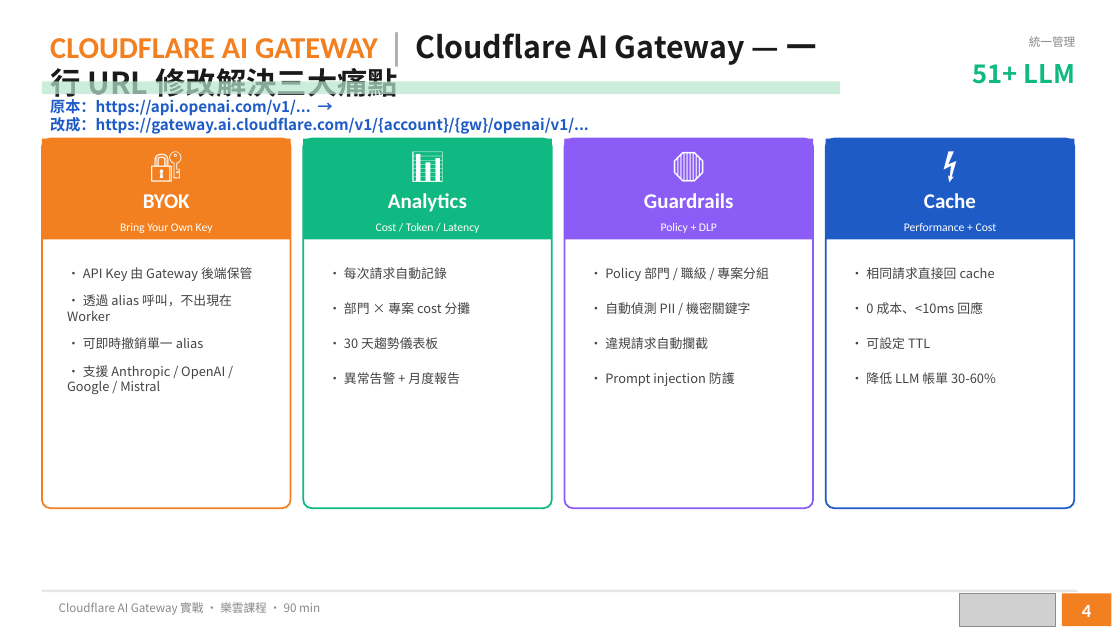
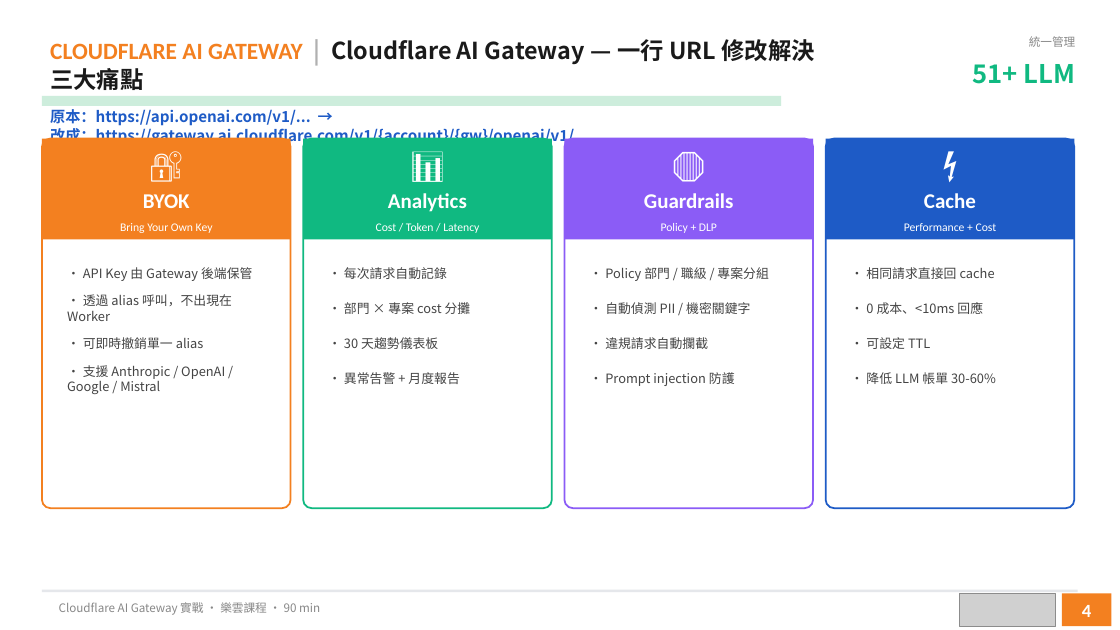
Before and after one commit to victor-workspace/cloudflare-aigw-course, a slide deck: slide 4 of slides/aigw-course.pptx. Drawn at 1120x630 pixels with LibreOffice and Linux fonts; fonts in the diff are those of the drawing; grey boxes stand for pictures. Boxes give left, top, right and bottom in pixels: in the first picture for what was removed or moved away, otherwise in the second. Text is boxed around its words. In the diff, an @@ line names an element or a change of style, - is before the commit and + after.

```diff
--- a/slides/aigw-course.pptx
+++ b/slides/aigw-course.pptx
@@ text "CLOUDFLARE AI GATEWAY | Cloudflare ..." at <box>50,39,814,90</box>: size 26 to 20 pt @@
@@ text "原本：https://api.openai.com/v1/... → 改成：https://gateway.ai.clo ...": place and size @@
-text "原本：https://api.openai.com/v1/... → 改成：https://gateway.ai.clo ..." at <box>50,99,589,134</box>
+text "原本：https://api.openai.com/v1/... → 改成：https://gateway.ai.clo ..." at <box>50,109,589,146</box>
@@ rectangle: place and size @@
-rectangle at <box>42,82,840,94</box>
+rectangle at <box>42,96,781,106</box>
```
Also in this commit, not shown: 9 other slides changed, 1 slide added, 1 slide removed, 3 other files.
